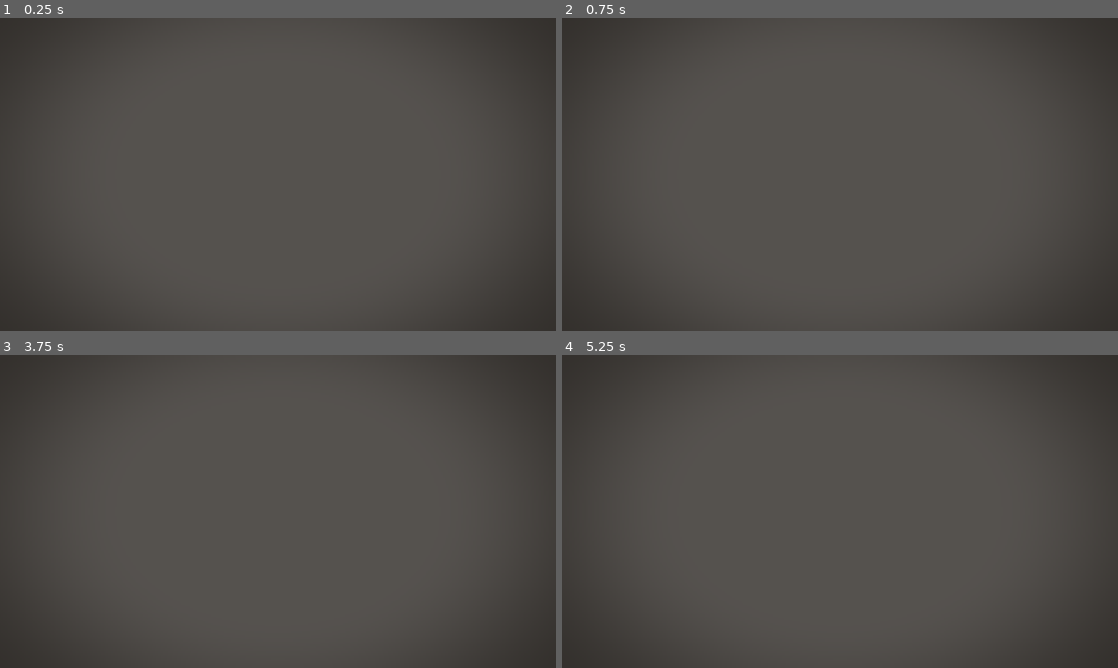
Above: before the commit, frames 1-4 (two rows, left to right).
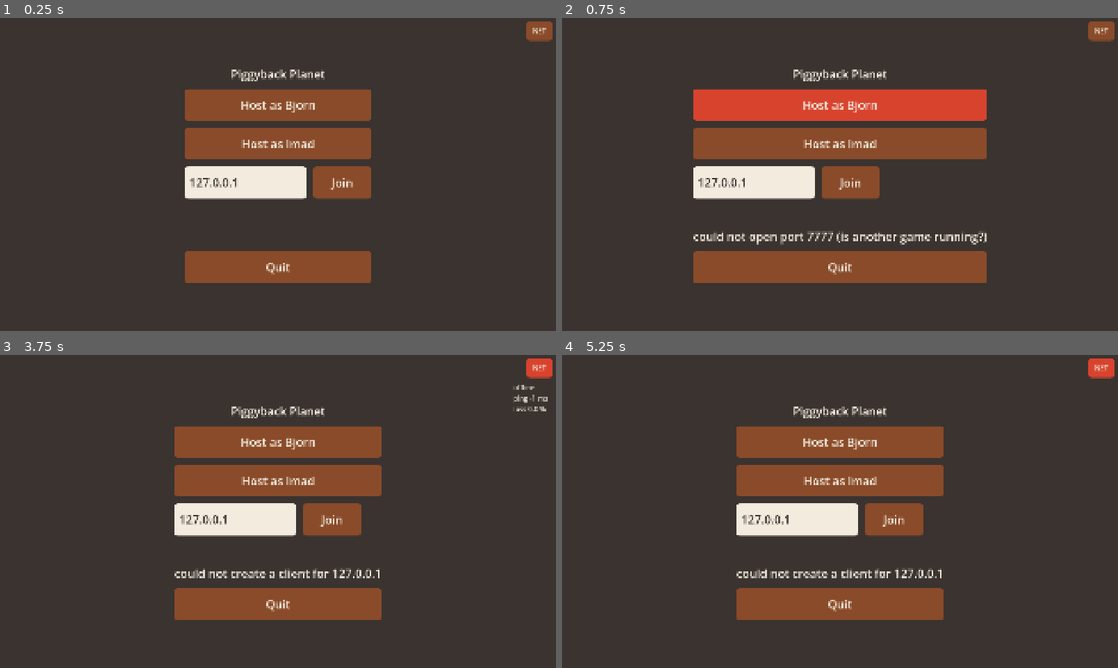
Above: after the commit, the same moments.

Repository: be1stfriend-beep/azerty
Game: Godot game, scene res://main.tscn
Same seed, same stepped clock (60 frames per second), same inputs: the game is played once before the commit and once after it.
Inputs (mouse positions are in pixels of both pictures, inside the frame that each line leads up to):
- Up to frame 1 (0.25 s): no input
- Up to frame 2 (0.75 s): click (840, 105) at 0.5 s, where only the run after the commit has a clickable "Host as Bjorn"
- Up to frame 3 (3.75 s): click (278, 480) at 1.25 s, where only the run after the commit has a clickable "Host as Imad"; click (289, 520) at 2 s, where only the run after the commit has a clickable "Join"; click (333, 520) at 2.75 s, where only the run after the commit has a clickable "Join"; click (539, 367) at 3.5 s, where only the run after the commit has a clickable "NET"
- Up to frame 4 (5.25 s): tap Enter at 4.25 s; hold D (move_right) 4.28-5.03 s; tap Down (aim_down) at 4.35 s; tap Space (jump) at 4.52, 5 s; hold S (move_down) from 5.03 s (still down); tap Left (aim_left) at 5.1 s

The runs differ from the first frame. In frame 1, 59% of the frame differs, in the area x 11-100%, y 1-99%; in frame 2, 59%; in frame 3, 59%; in frame 4, 59%.

Commit message:
P3: Networking and Lobby
Co-Authored-By: Claude Opus 5.5 <noreply@anthropic.com>

Diff:
--- a/core/game.gd
+++ b/core/game.gd
@@ -1,13 +1,102 @@
 extends Node
+## Match flow: lobby, start on both peers, return to lobby, partner lost.
 
 const VIGNETTE_SHADER_PATH := "res://shaders/vignette.gdshader"
-## Above the 3D view, below HUD layers added later.
+## Above the 3D view, below the lobby, overlays and meter.
 const POST_LAYER := 5
+const OVERVIEW_CAMERA_POSITION := Vector3(0, 24, 26)
+const OVERVIEW_CAMERA_TARGET := Vector3(0, 0, 10)
+
+var world: Node3D
+
+var _lobby: Lobby
+var _overlay: MessageOverlay
 
 
 func _ready() -> void:
 	InputSetup.register()
 	_add_post_layer()
+	_lobby = Lobby.new()
+	_lobby.hide()
+	add_child(_lobby)
+	add_child(NetMeter.new())
+	Net.connection_established.connect(_on_connection_established)
+	Net.partner_lost.connect(_on_partner_lost)
+
+
+func _notification(what: int) -> void:
+	# Closing the window disconnects cleanly so the partner sees it at once, not after a timeout.
+	if what == NOTIFICATION_WM_CLOSE_REQUEST:
+		Net.leave()
+
+
+func has_arg(flag: String) -> bool:
+	return flag in OS.get_cmdline_user_args() or flag in OS.get_cmdline_args()
+
+
+func show_lobby() -> void:
+	_lobby.reset()
+
+
+func start_match() -> void:
+	if not Net.is_host():
+		return
+	_rpc_start_match.rpc(Data.config().get("start_level", "main"))
+
+
+@rpc("authority", "call_local", "reliable")
+func _rpc_start_match(level_name: String) -> void:
+	_close_overlay()
+	_lobby.hide()
+	load_world(level_name)
+
+
+func load_world(level_name: String) -> Node3D:
+	_clear_world()
+	world = LevelLoader.load_level(level_name, get_tree().current_scene)
+	var camera := Camera3D.new()
+	world.add_child(camera)
+	camera.position = OVERVIEW_CAMERA_POSITION
+	camera.look_at(OVERVIEW_CAMERA_TARGET)
+	camera.make_current()
+	return world
+
+
+func return_to_lobby() -> void:
+	_clear_world()
+	_close_overlay()
+	Net.leave()
+	show_lobby()
+
+
+func _on_connection_established() -> void:
+	if Net.is_host():
+		start_match()
+
+
+func _on_partner_lost() -> void:
+	if world == null:
+		_lobby.set_status("Partner lost")
+		return
+	_close_overlay()
+	_overlay = MessageOverlay.new("Partner lost", "Back to lobby")
+	_overlay.confirmed.connect(return_to_lobby)
+	add_child(_overlay)
+
+
+func _clear_world() -> void:
+	if world == null:
+		return
+	# Detach now so a new World can take the same node name in this frame.
+	world.get_parent().remove_child(world)
+	world.queue_free()
+	world = null
+
+
+func _close_overlay() -> void:
+	if _overlay != null:
+		_overlay.queue_free()
+		_overlay = null
 
 
 func _add_post_layer() -> void:
--- a/data/config.json
+++ b/data/config.json
@@ -1,3 +1,4 @@
 {
-	"title": "Piggyback Planet"
+	"title": "Piggyback Planet",
+	"start_level": "main"
 }
--- /dev/null
+++ b/game/ui/lobby.gd
@@ -0,0 +1,116 @@
+class_name Lobby
+extends CanvasLayer
+## Host or join screen. Net does the work; this only shows buttons and status.
+
+const LAYER := 10
+const LAST_IP_PATH := "user://last_ip.cfg"
+const DEFAULT_IP := "127.0.0.1"
+const BUTTON_SIZE := Vector2(640, 110)
+const IP_FIELD_SIZE := Vector2(420, 110)
+const JOIN_SIZE := Vector2(200, 110)
+const SPACING := 24
+
+var _ip_field: LineEdit
+var _ip_label: Label
+var _status: Label
+
+
+func _ready() -> void:
+	layer = LAYER
+	_build()
+	Net.join_failed.connect(_on_join_failed)
+	Net.connection_established.connect(func() -> void: set_status("Connected"))
+
+
+func reset() -> void:
+	_ip_label.text = ""
+	set_status("")
+	show()
+
+
+func set_status(text: String) -> void:
+	_status.text = text
+
+
+func _build() -> void:
+	var root := Control.new()
+	root.set_anchors_preset(Control.PRESET_FULL_RECT)
+	root.theme = UiTheme.build()
+	add_child(root)
+	var background := ColorRect.new()
+	background.set_anchors_preset(Control.PRESET_FULL_RECT)
+	background.color = Palette.SOOT
+	root.add_child(background)
+	var box := VBoxContainer.new()
+	box.set_anchors_preset(Control.PRESET_CENTER)
+	box.grow_horizontal = Control.GROW_DIRECTION_BOTH
+	box.grow_vertical = Control.GROW_DIRECTION_BOTH
+	box.add_theme_constant_override("separation", SPACING)
+	root.add_child(box)
+	var title := Label.new()
+	title.text = Data.config().get("title", "")
+	title.horizontal_alignment = HORIZONTAL_ALIGNMENT_CENTER
+	box.add_child(title)
+	box.add_child(_button("Host as Bjorn", BUTTON_SIZE, _host.bind(Characters.Character.BJORN)))
+	box.add_child(_button("Host as Imad", BUTTON_SIZE, _host.bind(Characters.Character.IMAD)))
+	var join_row := HBoxContainer.new()
+	join_row.add_theme_constant_override("separation", SPACING)
+	box.add_child(join_row)
+	_ip_field = LineEdit.new()
+	_ip_field.custom_minimum_size = IP_FIELD_SIZE
+	_ip_field.text = _load_last_ip()
+	join_row.add_child(_ip_field)
+	join_row.add_child(_button("Join", JOIN_SIZE, _join))
+	_ip_label = Label.new()
+	_ip_label.horizontal_alignment = HORIZONTAL_ALIGNMENT_CENTER
+	box.add_child(_ip_label)
+	_status = Label.new()
+	_status.horizontal_alignment = HORIZONTAL_ALIGNMENT_CENTER
+	box.add_child(_status)
+	if not OS.has_feature("mobile"):
+		box.add_child(_button("Quit", BUTTON_SIZE, func() -> void: get_tree().quit()))
+
+
+func _button(text: String, min_size: Vector2, action: Callable) -> Button:
+	var button := Button.new()
+	button.text = text
+	button.custom_minimum_size = min_size
+	button.pressed.connect(action)
+	return button
+
+
+func _host(character: int) -> void:
+	Net.host(character)
+	if not Net.is_online():
+		return
+	_ip_label.text = "This device: %s" % Net.local_ip()
+	set_status("Waiting for partner...")
+
+
+func _join() -> void:
+	var ip := _ip_field.text.strip_edges()
+	if ip.is_empty():
+		ip = DEFAULT_IP
+	_save_last_ip(ip)
+	_ip_label.text = ""
+	set_status("Joining %s..." % ip)
+	Net.join(ip)
+
+
+func _on_join_failed(reason: String) -> void:
+	_ip_label.text = ""
+	set_status(reason)
+	show()
+
+
+func _load_last_ip() -> String:
+	var config := ConfigFile.new()
+	if config.load(LAST_IP_PATH) != OK:
+		return DEFAULT_IP
+	return config.get_value("net", "ip", DEFAULT_IP)
+
+
+func _save_last_ip(ip: String) -> void:
+	var config := ConfigFile.new()
+	config.set_value("net", "ip", ip)
+	config.save(LAST_IP_PATH)
--- /dev/null
+++ b/game/ui/message_overlay.gd
@@ -0,0 +1,37 @@
+class_name MessageOverlay
+extends CanvasLayer
+## Full-screen blocking message with one button.
+
+signal confirmed
+
+const LAYER := 20
+const BUTTON_SIZE := Vector2(480, 120)
+const SPACING := 40
+
+
+func _init(message: String, button_text: String) -> void:
+	layer = LAYER
+	var root := Control.new()
+	root.set_anchors_preset(Control.PRESET_FULL_RECT)
+	root.theme = UiTheme.build()
+	add_child(root)
+	var dim := ColorRect.new()
+	dim.set_anchors_preset(Control.PRESET_FULL_RECT)
+	dim.color = Color(Palette.SOOT, 0.8)
+	root.add_child(dim)
+	var box := VBoxContainer.new()
+	box.set_anchors_preset(Control.PRESET_CENTER)
+	box.grow_horizontal = Control.GROW_DIRECTION_BOTH
+	box.grow_vertical = Control.GROW_DIRECTION_BOTH
+	box.alignment = BoxContainer.ALIGNMENT_CENTER
+	box.add_theme_constant_override("separation", SPACING)
+	root.add_child(box)
+	var label := Label.new()
+	label.text = message
+	label.horizontal_alignment = HORIZONTAL_ALIGNMENT_CENTER
+	box.add_child(label)
+	var button := Button.new()
+	button.text = button_text
+	button.custom_minimum_size = BUTTON_SIZE
+	button.pressed.connect(func() -> void: confirmed.emit())
+	box.add_child(button)
--- /dev/null
+++ b/game/ui/net_meter.gd
@@ -0,0 +1,88 @@
+class_name NetMeter
+extends CanvasLayer
+## Debug panel (F3 or the corner button). Other systems add lines with NetMeter.set_line().
+
+const LAYER := 30
+const REFRESH_SECONDS := 0.5
+const FONT_SIZE := 24
+const TOGGLE_SIZE := Vector2(90, 56)
+const MARGIN := 12.0
+const BITS_PER_BYTE := 8.0
+const BITS_PER_KILOBIT := 1000.0
+
+static var _lines: Dictionary = {}
+
+var _panel: PanelContainer
+var _label: Label
+var _elapsed: float = 0.0
+
+
+static func set_line(key: String, text: String) -> void:
+	_lines[key] = text
+
+
+func _ready() -> void:
+	layer = LAYER
+	var root := Control.new()
+	root.set_anchors_preset(Control.PRESET_FULL_RECT)
+	root.mouse_filter = Control.MOUSE_FILTER_IGNORE
+	root.theme = UiTheme.build(FONT_SIZE)
+	add_child(root)
+	var toggle := Button.new()
+	toggle.text = "NET"
+	toggle.custom_minimum_size = TOGGLE_SIZE
+	toggle.set_anchors_preset(Control.PRESET_TOP_RIGHT)
+	toggle.position = Vector2(-TOGGLE_SIZE.x - MARGIN, MARGIN)
+	toggle.pressed.connect(_toggle)
+	root.add_child(toggle)
+	_panel = PanelContainer.new()
+	_panel.set_anchors_preset(Control.PRESET_TOP_RIGHT)
+	_panel.grow_horizontal = Control.GROW_DIRECTION_BEGIN
+	_panel.offset_left = -MARGIN
+	_panel.offset_right = -MARGIN
+	_panel.offset_top = TOGGLE_SIZE.y + MARGIN * 2.0
+	_panel.mouse_filter = Control.MOUSE_FILTER_IGNORE
+	_panel.visible = false
+	root.add_child(_panel)
+	_label = Label.new()
+	_panel.add_child(_label)
+
+
+func _unhandled_key_input(event: InputEvent) -> void:
+	var key := event as InputEventKey
+	if key != null and key.pressed and not key.echo and key.physical_keycode == KEY_F3:
+		_toggle()
+
+
+func _process(delta: float) -> void:
+	_elapsed += delta
+	if _elapsed < REFRESH_SECONDS:
+		return
+	var text := "%s\nping %d ms\nloss %.1f %%" % [_role_text(), Net.rtt_ms(), Net.loss_percent()]
+	text += _bandwidth_text(_elapsed)
+	for key: String in _lines:
+		text += "\n%s: %s" % [key, _lines[key]]
+	_label.text = text
+	_elapsed = 0.0
+
+
+func _toggle() -> void:
+	_panel.visible = not _panel.visible
+
+
+func _role_text() -> String:
+	if not Net.is_online():
+		return "offline"
+	var character := "Bjorn" if Net.own_character() == Characters.Character.BJORN else "Imad"
+	return "%s as %s" % ["host" if Net.is_host() else "guest", character]
+
+
+## Statistics are popped every refresh, even when hidden, so each reading covers one interval.
+func _bandwidth_text(seconds: float) -> String:
+	var peer := multiplayer.multiplayer_peer as ENetMultiplayerPeer
+	if peer == null or peer.host == null:
+		return ""
+	var sent := peer.host.pop_statistic(ENetConnection.HOST_TOTAL_SENT_DATA)
+	var received := peer.host.pop_statistic(ENetConnection.HOST_TOTAL_RECEIVED_DATA)
+	var scale := BITS_PER_BYTE / BITS_PER_KILOBIT / seconds
+	return "\nup %.1f kbps\ndown %.1f kbps" % [sent * scale, received * scale]
--- /dev/null
+++ b/game/ui/ui_theme.gd
@@ -0,0 +1,34 @@
+class_name UiTheme
+## One theme for every code-built UI: one font size, palette colours only.
+
+const FONT_SIZE := 40
+const CORNER := 12
+const PADDING := 16
+
+
+static func build(font_size: int = FONT_SIZE) -> Theme:
+	var theme := Theme.new()
+	theme.default_font_size = font_size
+	theme.set_stylebox("normal", "Button", _box(Palette.RUST))
+	theme.set_stylebox("hover", "Button", _box(Palette.BJORN_POMPOM))
+	theme.set_stylebox("pressed", "Button", _box(Palette.SOOT))
+	theme.set_stylebox("disabled", "Button", _box(Palette.CONCRETE))
+	theme.set_stylebox("focus", "Button", StyleBoxEmpty.new())
+	theme.set_stylebox("normal", "LineEdit", _box(Palette.BONE))
+	theme.set_stylebox("focus", "LineEdit", _box(Palette.BONE))
+	theme.set_stylebox("panel", "PanelContainer", _box(Color(Palette.SOOT, 0.85)))
+	for type_name: String in ["Button", "Label"]:
+		theme.set_color("font_color", type_name, Palette.BONE)
+	theme.set_color("font_hover_color", "Button", Palette.BONE)
+	theme.set_color("font_pressed_color", "Button", Palette.BONE)
+	theme.set_color("font_color", "LineEdit", Palette.SOOT)
+	theme.set_color("caret_color", "LineEdit", Palette.SOOT)
+	return theme
+
+
+static func _box(color: Color) -> StyleBoxFlat:
+	var box := StyleBoxFlat.new()
+	box.bg_color = color
+	box.set_corner_radius_all(CORNER)
+	box.set_content_margin_all(PADDING)
+	return box
--- a/main.gd
+++ b/main.gd
@@ -1,8 +1,5 @@
 extends Node
 
-const DEV_LEVEL := "main"
-const DEV_CAMERA_POSITION := Vector3(0, 24, 26)
-const DEV_CAMERA_TARGET := Vector3(0, 0, 10)
 const DEV_TOWER_INDEX := 0
 
 
@@ -10,17 +7,10 @@
 	if not Data.is_loaded:
 		await Data.data_loaded
 	print("Data loaded")
-	if "--dev-level" in OS.get_cmdline_user_args() or "--dev-level" in OS.get_cmdline_args():
-		_start_dev_level()
-
-
-func _start_dev_level() -> void:
-	LevelLoader.load_level(DEV_LEVEL, self)
-	var camera := Camera3D.new()
-	add_child(camera)
-	camera.position = DEV_CAMERA_POSITION
-	camera.look_at(DEV_CAMERA_TARGET)
-	camera.make_current()
+	if Game.has_arg("--dev-level"):
+		Game.load_world(Data.config().get("start_level", "main"))
+	elif not (Game.has_arg("--host") or Game.has_arg("--join")):
+		Game.show_lobby()
 
 
 func _unhandled_key_input(event: InputEvent) -> void:
